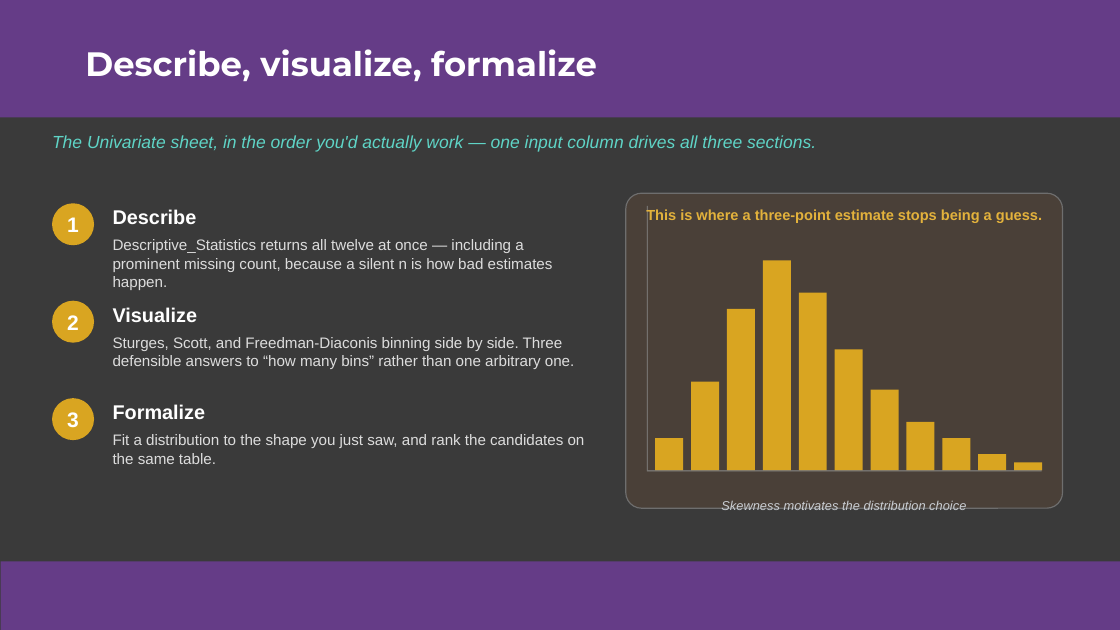
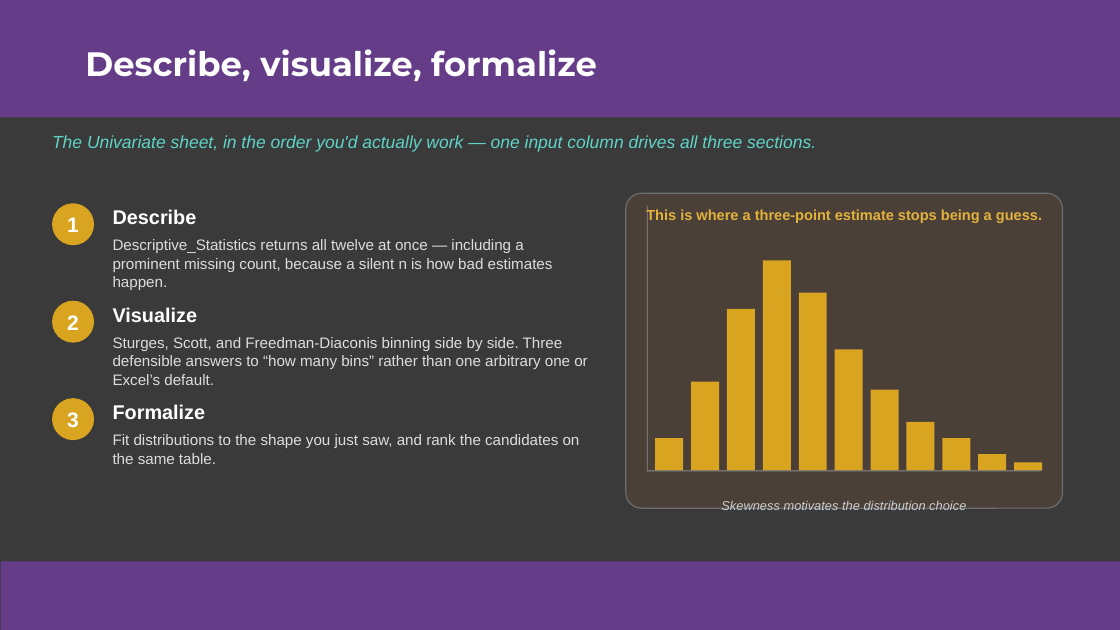
Before and after one commit to colodnerdata/Statistical_Analysis_Lambda_Catalog, a slide deck: slide 28 of Presentations/Excel is Turing Complete CECOP Colodner.pptx. Drawn at 1120x630 pixels with LibreOffice and Linux fonts; fonts in the diff are those of the drawing. Boxes give left, top, right and bottom in pixels: in the first picture for what was removed or moved away, otherwise in the second. Text is boxed around its words. In the diff, an @@ line names an element or a change of style, - is before the commit and + after.

```diff
--- a/Presentations/Excel is Turing Complete CECOP Colodner.pptx
+++ b/Presentations/Excel is Turing Complete CECOP Colodner.pptx
@@ text at [113,337,587,385]: text changed @@
-Sturges, Scott, and Freedman-Diaconis binning side by side. Three defensible answers to “how many bins” rather than one arbitrary one.
+Sturges, Scott, and Freedman-Diaconis binning side by side. Three defensible answers to “how many bins” rather than one arbitrary one or Excel’s default.
@@ text at [113,434,580,464]: text changed @@
-Fit a distribution to the shape you just saw, and rank the candidates on the same table.
+Fit distributions to the shape you just saw, and rank the candidates on the same table.
```
Also in this commit, not shown: 23 other slides changed, 5 slides added, 3 other files.
